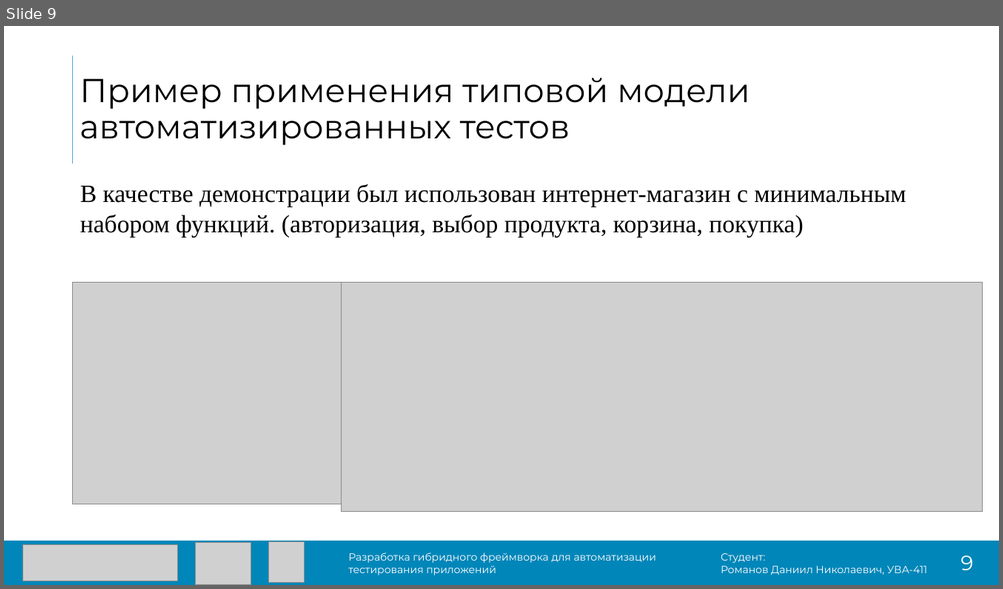
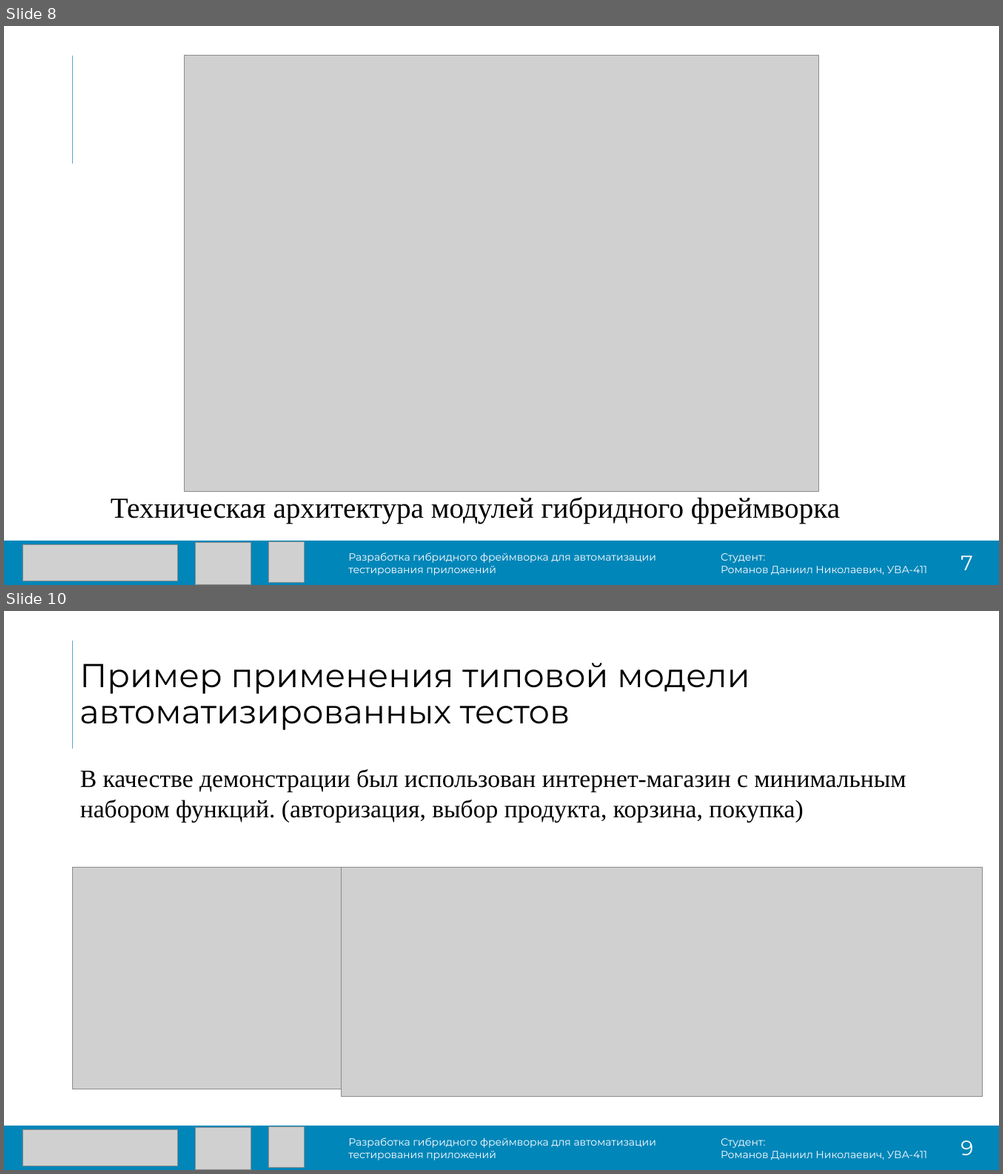
Before and after one commit to DanielRomanoff/practice, a slide deck: презентация.pptx. Shown one above the other, each under a label of ours: slide 9 before the commit, slides 8 and 10 after it; the slides between them are not shown. The pictures are 1003x589 and 1003x1174 pixels, drawn with LibreOffice and Linux fonts; fonts in the diff are those of the drawing; grey boxes stand for pictures. Boxes give left, top, right and bottom in pixels: in the first picture for what was removed or moved away, otherwise in the second. Text is boxed around its words. In the diff, an @@ line names an element or a change of style, - is before the commit and + after.

```diff
--- a/презентация.pptx
+++ b/презентация.pptx
@@ slide 8 added at box(4, 26, 999, 585), background #FFFFFF; not listed: 2 template elements that a slide beside it also shows @@
@@ picture added at box(184, 55, 818, 491) @@
@@ text added at box(111, 497, 839, 523), 28 pt, text #000000 @@
+Техническая архитектура модулей гибридного фреймворка
@@ picture added at box(22, 545, 177, 582) @@
@@ picture added at box(195, 543, 251, 585) @@
@@ picture added at box(269, 543, 304, 583) @@
@@ text added at box(348, 553, 656, 576), 10 pt, text #FFFFFF @@
+Разработка гибридного фреймворка для автоматизации тестирования приложений
@@ text added at box(720, 554, 927, 576), 10 pt, text #FFFFFF @@
+Студент:
+Романов Даниил Николаевич, УВА-411
@@ text added at box(960, 556, 973, 571), 20 pt, text #FFFFFF @@
+7
@@ what was slide 9 is now slide 10 @@
```
Also in this commit, not shown: 5 slides changed, 1 other slide added, 3 other files.
